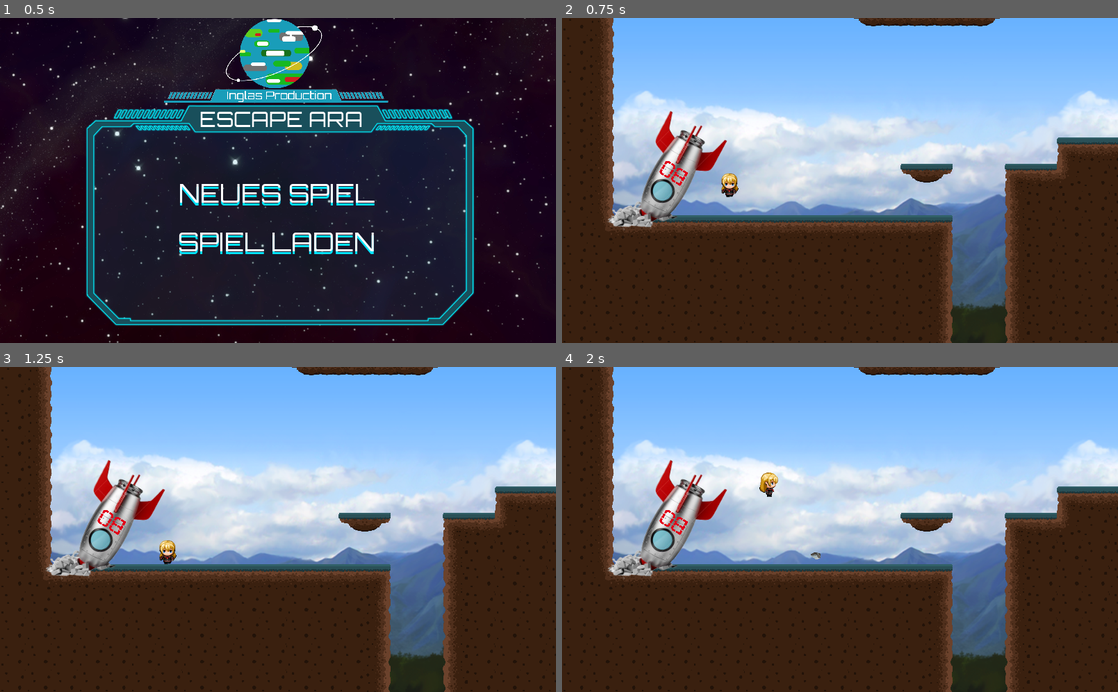
Above: before the commit, frames 1-4 (two rows, left to right).
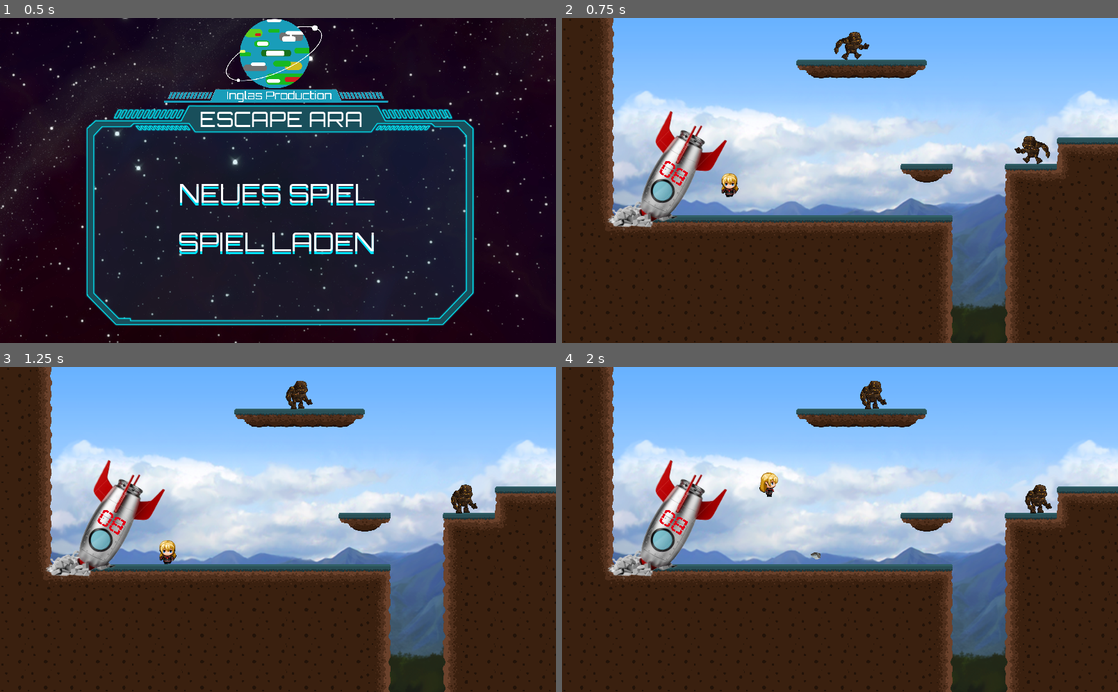
Above: after the commit, the same moments.

Repository: Niclasp1501/Godot_Inglas
Game: Godot game, scene res://Scenes/Menu/Menu.tscn
Two runs of this game, one before a commit and one after it. Both use one fixed random seed, a clock stepped at 60 frames per second and the inputs below.
Inputs:
- Up to frame 1 (0.5 s): no input
- Up to frame 2 (0.75 s): click "NEUES SPIEL" at 0.5 s
- Up to frame 3 (1.25 s): no input
- Up to frame 4 (2 s): hold Right (ui_right) from 1.28 s (still down); tap Space (Use) at 1.35 s; tap Up (ui_up) at 1.52 s

Frame 1 is identical in both runs. In frame 2, 2.3% of the frame differs, in the area x 42-88%, y 0-46%; in frame 3, 2.3%; in frame 4, 2.3%.

Commit message:
Monster fertig + kills moeglich
Monster fertig + kills moeglich

Diff:
--- a/Gamedata/Assets/Enemies/Monster/Monster.gd
+++ /dev/null
@@ -1,14 +0,0 @@
-extends Node2D
-
-const GRAVTIY = 10
-const SPEED = 30
-const FLOOR = Vector2(0,-1)
-
-var velocity = Vector2()
-
-func _ready():
-	pass
-
-func _physics_process(delta):
-	velocity.x = SPEED
-	$AnimationPlayer.play("run")
--- a/Gamedata/Assets/Enemies/Monster/Monster.tscn
+++ /dev/null
@@ -1,346 +0,0 @@
-[gd_scene load_steps=11 format=2]
-
-[ext_resource path="res://Assets/Enemies/Monster/MOnster_ArmLeft.png" type="Texture" id=1]
-[ext_resource path="res://Assets/Enemies/Monster/Monster_LegLeft.png" type="Texture" id=2]
-[ext_resource path="res://Assets/Enemies/Monster/Monster_LegRight.png" type="Texture" id=3]
-[ext_resource path="res://Assets/Enemies/Monster/Monster_Head.png" type="Texture" id=4]
-[ext_resource path="res://Assets/Enemies/Monster/Monster_Body.png" type="Texture" id=5]
-[ext_resource path="res://Assets/Enemies/Monster/Monster_ArmRight.png" type="Texture" id=6]
-[ext_resource path="res://Assets/Enemies/Monster/Monster.gd" type="Script" id=7]
-
-[sub_resource type="Animation" id=1]
-resource_name = "Idle"
-tracks/0/type = "value"
-tracks/0/path = NodePath("Torso/ArmRight:position")
-tracks/0/interp = 1
-tracks/0/loop_wrap = true
-tracks/0/imported = false
-tracks/0/enabled = true
-tracks/0/keys = {
-"times": PoolRealArray( 0.1 ),
-"transitions": PoolRealArray( 1 ),
-"update": 0,
-"values": [ Vector2( 206, 156 ) ]
-}
-tracks/1/type = "value"
-tracks/1/path = NodePath("Torso/ArmRight:rotation_degrees")
-tracks/1/interp = 1
-tracks/1/loop_wrap = true
-tracks/1/imported = false
-tracks/1/enabled = true
-tracks/1/keys = {
-"times": PoolRealArray( 0.1 ),
-"transitions": PoolRealArray( 1 ),
-"update": 0,
-"values": [ 0.0 ]
-}
-tracks/2/type = "value"
-tracks/2/path = NodePath("Torso/Head:position")
-tracks/2/interp = 1
-tracks/2/loop_wrap = true
-tracks/2/imported = false
-tracks/2/enabled = true
-tracks/2/keys = {
-"times": PoolRealArray( 0.1 ),
-"transitions": PoolRealArray( 1 ),
-"update": 0,
-"values": [ Vector2( 0, 0 ) ]
-}
-tracks/3/type = "value"
-tracks/3/path = NodePath("Torso/Head:rotation_degrees")
-tracks/3/interp = 1
-tracks/3/loop_wrap = true
-tracks/3/imported = false
-tracks/3/enabled = true
-tracks/3/keys = {
-"times": PoolRealArray( 0.1 ),
-"transitions": PoolRealArray( 1 ),
-"update": 0,
-"values": [ 0.0 ]
-}
-tracks/4/type = "value"
-tracks/4/path = NodePath("Torso/LegLeft:position")
-tracks/4/interp = 1
-tracks/4/loop_wrap = true
-tracks/4/imported = false
-tracks/4/enabled = true
-tracks/4/keys = {
-"times": PoolRealArray( 0.1 ),
-"transitions": PoolRealArray( 1 ),
-"update": 0,
-"values": [ Vector2( 6, -12 ) ]
-}
-tracks/5/type = "value"
-tracks/5/path = NodePath("Torso/LegLeft:rotation_degrees")
-tracks/5/interp = 1
-tracks/5/loop_wrap = true
-tracks/5/imported = false
-tracks/5/enabled = true
-tracks/5/keys = {
-"times": PoolRealArray( 0.1 ),
-"transitions": PoolRealArray( 1 ),
-"update": 0,
-"values": [ 0.0 ]
-}
-tracks/6/type = "value"
-tracks/6/path = NodePath("Torso:position")
-tracks/6/interp = 1
-tracks/6/loop_wrap = true
-tracks/6/imported = false
-tracks/6/enabled = true
-tracks/6/keys = {
-"times": PoolRealArray( 0.1 ),
-"transitions": PoolRealArray( 1 ),
-"update": 0,
-"values": [ Vector2( 0, 0 ) ]
-}
-tracks/7/type = "value"
-tracks/7/path = NodePath("Torso:rotation_degrees")
-tracks/7/interp = 1
-tracks/7/loop_wrap = true
-tracks/7/imported = false
-tracks/7/enabled = true
-tracks/7/keys = {
-"times": PoolRealArray( 0.1 ),
-"transitions": PoolRealArray( 1 ),
-"update": 0,
-"values": [ 0.0 ]
-}
-tracks/8/type = "value"
-tracks/8/path = NodePath("Torso/LegRight:position")
-tracks/8/interp = 1
-tracks/8/loop_wrap = true
-tracks/8/imported = false
-tracks/8/enabled = true
-tracks/8/keys = {
-"times": PoolRealArray( 0.1 ),
-"transitions": PoolRealArray( 1 ),
-"update": 0,
-"values": [ Vector2( 48, 222 ) ]
-}
-tracks/9/type = "value"
-tracks/9/path = NodePath("Torso/LegRight:rotation_degrees")
-tracks/9/interp = 1
-tracks/9/loop_wrap = true
-tracks/9/imported = false
-tracks/9/enabled = true
-tracks/9/keys = {
-"times": PoolRealArray( 0.1 ),
-"transitions": PoolRealArray( 1 ),
-"update": 0,
-"values": [ 0.0 ]
-}
-tracks/10/type = "value"
-tracks/10/path = NodePath("Torso/ArmLeft:position")
-tracks/10/interp = 1
-tracks/10/loop_wrap = true
-tracks/10/imported = false
-tracks/10/enabled = true
-tracks/10/keys = {
-"times": PoolRealArray( 0.1 ),
-"transitions": PoolRealArray( 1 ),
-"update": 0,
-"values": [ Vector2( -192, 70 ) ]
-}
-tracks/11/type = "value"
-tracks/11/path = NodePath("Torso/ArmLeft:rotation_degrees")
-tracks/11/interp = 1
-tracks/11/loop_wrap = true
-tracks/11/imported = false
-tracks/11/enabled = true
-tracks/11/keys = {
-"times": PoolRealArray( 0.1 ),
-"transitions": PoolRealArray( 1 ),
-"update": 0,
-"values": [ 0.0 ]
-}
-
-[sub_resource type="Animation" id=2]
-resource_name = "run"
-length = 0.8
-loop = true
-tracks/0/type = "value"
-tracks/0/path = NodePath("Torso/ArmRight:position")
-tracks/0/interp = 1
-tracks/0/loop_wrap = true
-tracks/0/imported = false
-tracks/0/enabled = true
-tracks/0/keys = {
-"times": PoolRealArray( 0, 0.1, 0.2, 0.4, 0.6 ),
-"transitions": PoolRealArray( 1, 1, 1, 1, 1 ),
-"update": 0,
-"values": [ Vector2( 206, 156 ), Vector2( 206, 156 ), Vector2( 206, 156 ), Vector2( 216, 141 ), Vector2( 191.445, 160.644 ) ]
-}
-tracks/1/type = "value"
-tracks/1/path = NodePath("Torso/ArmRight:rotation_degrees")
-tracks/1/interp = 1
-tracks/1/loop_wrap = true
-tracks/1/imported = false
-tracks/1/enabled = true
-tracks/1/keys = {
-"times": PoolRealArray( 0, 0.1, 0.2, 0.4, 0.6 ),
-"transitions": PoolRealArray( 1, 1, 1, 1, 1 ),
-"update": 0,
-"values": [ 0.0, 0.0, 0.0, -8.7, 10.0 ]
-}
-tracks/2/type = "value"
-tracks/2/path = NodePath("Torso/Head:position")
-tracks/2/interp = 1
-tracks/2/loop_wrap = true
-tracks/2/imported = false
-tracks/2/enabled = true
-tracks/2/keys = {
-"times": PoolRealArray( 0, 0.1, 0.2, 0.4, 0.6 ),
-"transitions": PoolRealArray( 1, 1, 1, 1, 1 ),
-"update": 0,
-"values": [ Vector2( 0, 0 ), Vector2( 0, 0 ), Vector2( 0, 0 ), Vector2( -12, -8 ), Vector2( 5.91089, -10.4554 ) ]
-}
-tracks/3/type = "value"
-tracks/3/path = NodePath("Torso/Head:rotation_degrees")
-tracks/3/interp = 1
-tracks/3/loop_wrap = true
-tracks/3/imported = false
-tracks/3/enabled = true
-tracks/3/keys = {
-"times": PoolRealArray( 0, 0.1, 0.2, 0.4, 0.6 ),
-"transitions": PoolRealArray( 1, 1, 1, 1, 1 ),
-"update": 0,
-"values": [ 0.0, 0.0, 0.0, 8.7, 0.0 ]
-}
-tracks/4/type = "value"
-tracks/4/path = NodePath("Torso/LegLeft:position")
-tracks/4/interp = 1
-tracks/4/loop_wrap = true
-tracks/4/imported = false
-tracks/4/enabled = true
-tracks/4/keys = {
-"times": PoolRealArray( 0, 0.1, 0.2, 0.4, 0.6 ),
-"transitions": PoolRealArray( 1, 1, 1, 1, 1 ),
-"update": 0,
-"values": [ Vector2( 6, -12 ), Vector2( 6, -12 ), Vector2( 6, -12 ), Vector2( 42, 20 ), Vector2( -53.7636, -34.0204 ) ]
-}
-tracks/5/type = "value"
-tracks/5/path = NodePath("Torso/LegLeft:rotation_degrees")
-tracks/5/interp = 1
-tracks/5/loop_wrap = true
-tracks/5/imported = false
-tracks/5/enabled = true
-tracks/5/keys = {
-"times": PoolRealArray( 0, 0.1, 0.2, 0.4, 0.6 ),
-"transitions": PoolRealArray( 1, 1, 1, 1, 1 ),
-"update": 0,
-"values": [ 0.0, 0.0, 0.0, 17.3, -20.0 ]
-}
-tracks/6/type = "value"
-tracks/6/path = NodePath("Torso:position")
-tracks/6/interp = 1
-tracks/6/loop_wrap = true
-tracks/6/imported = false
-tracks/6/enabled = true
-tracks/6/keys = {
-"times": PoolRealArray( 0, 0.1, 0.2, 0.4, 0.6 ),
-"transitions": PoolRealArray( 1, 1, 1, 1, 1 ),
-"update": 0,
-"values": [ Vector2( 0, 0 ), Vector2( 0, 0 ), Vector2( 0, 0 ), Vector2( 0, 0 ), Vector2( 0, 0 ) ]
-}
-tracks/7/type = "value"
-tracks/7/path = NodePath("Torso:rotation_degrees")
-tracks/7/interp = 1
-tracks/7/loop_wrap = true
-tracks/7/imported = false
-tracks/7/enabled = true
-tracks/7/keys = {
-"times": PoolRealArray( 0, 0.1, 0.2, 0.4, 0.6 ),
-"transitions": PoolRealArray( 1, 1, 1, 1, 1 ),
-"update": 0,
-"values": [ 0.0, 0.0, 0.0, 0.0, 0.0 ]
-}
-tracks/8/type = "value"
-tracks/8/path = NodePath("Torso/LegRight:position")
-tracks/8/interp = 1
-tracks/8/loop_wrap = true
-tracks/8/imported = false
-tracks/8/enabled = true
-tracks/8/keys = {
-"times": PoolRealArray( 0, 0.1, 0.2, 0.4, 0.6 ),
-"transitions": PoolRealArray( 1, 1, 1, 1, 1 ),
-"update": 0,
-"values": [ Vector2( 48, 222 ), Vector2( 48, 222 ), Vector2( 48, 222 ), Vector2( 96, 208 ), Vector2( 46.8906, 237.466 ) ]
-}
-tracks/9/type = "value"
-tracks/9/path = NodePath("Torso/LegRight:rotation_degrees")
-tracks/9/interp = 1
-tracks/9/loop_wrap = true
-tracks/9/imported = false
-tracks/9/enabled = true
-tracks/9/keys = {
-"times": PoolRealArray( 0, 0.1, 0.2, 0.4, 0.6 ),
-"transitions": PoolRealArray( 1, 1, 1, 1, 1 ),
-"update": 0,
-"values": [ 0.0, 0.0, 0.0, -30.0, 5.0 ]
-}
-tracks/10/type = "value"
-tracks/10/path = NodePath("Torso/ArmLeft:position")
-tracks/10/interp = 1
-tracks/10/loop_wrap = true
-tracks/10/imported = false
-tracks/10/enabled = true
-tracks/10/keys = {
-"times": PoolRealArray( 0, 0.1, 0.2, 0.4, 0.6 ),
-"transitions": PoolRealArray( 1, 1, 1, 1, 1 ),
-"update": 0,
-"values": [ Vector2( -192, 70 ), Vector2( -192, 70 ), Vector2( -192, 70 ), Vector2( -126, 76 ), Vector2( -234.041, 56.3562 ) ]
-}
-tracks/11/type = "value"
-tracks/11/path = NodePath("Torso/ArmLeft:rotation_degrees")
-tracks/11/interp = 1
-tracks/11/loop_wrap = true
-tracks/11/imported = false
-tracks/11/enabled = true
-tracks/11/keys = {
-"times": PoolRealArray( 0, 0.1, 0.2, 0.4, 0.6 ),
-"transitions": PoolRealArray( 1, 1, 1, 1, 1 ),
-"update": 0,
-"values": [ 0.0, 0.0, 0.0, -26.0, 20.0 ]
-}
-
-[sub_resource type="RectangleShape2D" id=3]
-extents = Vector2( 287.453, 286.424 )
-
-[node name="Monster" type="Node2D"]
-position = Vector2( 391, 311 )
-scale = Vector2( 0.08, 0.08 )
-script = ExtResource( 7 )
-__meta__ = {
-"_edit_horizontal_guides_": [  ]
-}
-
-[node name="Torso" type="Sprite" parent="."]
-texture = ExtResource( 5 )
-
-[node name="LegLeft" type="Sprite" parent="Torso"]
-position = Vector2( 6, -12 )
-texture = ExtResource( 2 )
-
-[node name="LegRight" type="Sprite" parent="Torso"]
-position = Vector2( 48, 222 )
-texture = ExtResource( 3 )
-
-[node name="ArmLeft" type="Sprite" parent="Torso"]
-position = Vector2( -192, 70 )
-texture = ExtResource( 1 )
-
-[node name="ArmRight" type="Sprite" parent="Torso"]
-position = Vector2( 206, 156 )
-texture = ExtResource( 6 )
-
-[node name="Head" type="Sprite" parent="Torso"]
-texture = ExtResource( 4 )
-
-[node name="AnimationPlayer" type="AnimationPlayer" parent="."]
-anims/Idle = SubResource( 1 )
-anims/run = SubResource( 2 )
-
-[node name="CollisionShape2D" type="CollisionShape2D" parent="."]
-position = Vector2( 14.8955, 44.6858 )
-shape = SubResource( 3 )
--- /dev/null
+++ b/Gamedata/Assets/Enemies/Monster_AnimatedSprite/Monster.gd
@@ -0,0 +1,39 @@
+extends KinematicBody2D
+
+const GRAVITY = 10
+const SPEED = 30
+const FLOOR = Vector2(0,-1)
+var velocity = Vector2()
+var direction = 1
+var is_dead = false
+
+func _ready():
+	pass
+
+func dead():
+	is_dead = true
+	velocity = Vector2(0,0)
+	$AnimatedSprite.play("dead")
+
+func _physics_process(delta):
+	if is_dead == false:
+		velocity.x = SPEED * direction
+
+		if direction == 1:
+			$AnimatedSprite.flip_h = false
+		else:
+			$AnimatedSprite.flip_h = true
+
+		$AnimatedSprite.play("walk")
+
+		velocity.y += GRAVITY
+		velocity = move_and_slide(velocity, FLOOR)
+
+
+		if is_on_wall():
+			direction = direction * -1
+			$RayCast2D.position.x *= -1
+
+		if $RayCast2D.is_colliding() == false:
+			direction = direction *-1
+			$RayCast2D.position.x *= -1
--- /dev/null
+++ b/Gamedata/Assets/Enemies/Monster_AnimatedSprite/Monster.tscn
@@ -0,0 +1,47 @@
+[gd_scene load_steps=8 format=2]
+
+[ext_resource path="res://Assets/Enemies/Monster_AnimatedSprite/Monster.png" type="Texture" id=1]
+[ext_resource path="res://Assets/Enemies/Monster_AnimatedSprite/monster02.png" type="Texture" id=2]
+[ext_resource path="res://Assets/Enemies/Monster_AnimatedSprite/monster06.png" type="Texture" id=3]
+[ext_resource path="res://Assets/Enemies/Monster_AnimatedSprite/Monster.gd" type="Script" id=4]
+[ext_resource path="res://Assets/Enemies/Monster_AnimatedSprite/MonsterDead.png" type="Texture" id=5]
+
+[sub_resource type="SpriteFrames" id=1]
+animations = [ {
+"frames": [ ExtResource( 5 ) ],
+"loop": true,
+"name": "dead",
+"speed": 5.0
+}, {
+"frames": [ ExtResource( 1 ), ExtResource( 1 ), ExtResource( 2 ), ExtResource( 3 ) ],
+"loop": true,
+"name": "walk",
+"speed": 5.0
+} ]
+
+[sub_resource type="RectangleShape2D" id=2]
+extents = Vector2( 135.15, 168.994 )
+
+[node name="Monster" type="KinematicBody2D"]
+scale = Vector2( 0.15, 0.15 )
+script = ExtResource( 4 )
+__meta__ = {
+"_edit_group_": true
+}
+
+[node name="AnimatedSprite" type="AnimatedSprite" parent="."]
+position = Vector2( 48.2969, 98.3276 )
+scale = Vector2( 1.6517, 1.78427 )
+frames = SubResource( 1 )
+animation = "walk"
+frame = 2
+playing = true
+
+[node name="CollisionShape2D" type="CollisionShape2D" parent="."]
+position = Vector2( 60.4374, 95.5979 )
+shape = SubResource( 2 )
+
+[node name="RayCast2D" type="RayCast2D" parent="."]
+position = Vector2( 198.198, 254.992 )
+enabled = true
+cast_to = Vector2( 0, 20 )
--- a/Gamedata/Assets/Weapon/Stone/Stone.gd
+++ b/Gamedata/Assets/Weapon/Stone/Stone.gd
@@ -25,4 +25,6 @@
 
 
 func _on_Stone_body_entered(body):
+	if "Monster" in body.name:
+		body.dead()
 	queue_free()
--- a/Gamedata/Scenes/Game.tscn
+++ b/Gamedata/Scenes/Game.tscn
@@ -6,7 +6,7 @@
 [ext_resource path="res://Assets/Music/Level1.ogg" type="AudioStream" id=4]
 [ext_resource path="res://Assets/Background/BO.png" type="Texture" id=5]
 [ext_resource path="res://Scenes/Player/Ingmar.tscn" type="PackedScene" id=6]
-[ext_resource path="res://Assets/Enemies/Monster2/Monster2.tscn" type="PackedScene" id=7]
+[ext_resource path="res://Assets/Enemies/Monster_AnimatedSprite/Monster.tscn" type="PackedScene" id=7]
 
 [sub_resource type="ConvexPolygonShape2D" id=1]
 points = PoolVector2Array( 0, 0, 48, 0, 48, 48, 0, 48 )
@@ -412,7 +412,7 @@
 cell_y_sort = true
 collision_use_kinematic = true
 format = 1
-tile_data = PoolIntArray( 0, 4, 0, 1, 5, 0, 61, 3, 0, 65536, …(153 unchanged characters)… , 3, 0, 262144, 4, 0, 262145, 5, 0, 262155, 9, 0, 262156, 10, 0, 262157, 10, 0, 262158, 10, 0, 262159, 10, 0, 262160, 11, 0, 262178, 9, 0, 262179, 10, 0, 262180, 10, 0, 262181, 11, 0, 262188, 9, 0, 262189, 10, 0, 262190, 10, 0, 262191, 10, 0, 262192, 10, 0, 262193, 10, 0, 262194, 10, 0, 262195, 11, 0, 262205, 3, 0, 327680, 4, 0, 327681, 5, 0, 327741, 3, 0, 393216, 4, 0, 393217, 5, 0, 393240, 12, 0, 393241, 13, 0, 39324 …(5910 unchanged characters)…
+tile_data = PoolIntArray( 0, 4, 0, 1, 5, 0, 61, 3, 0, 65536, …(153 unchanged characters)… , 3, 0, 262144, 4, 0, 262145, 5, 0, 262178, 9, 0, 262179, 10, 0, 262180, 10, 0, 262181, 11, 0, 262188, 9, 0, 262189, 10, 0, 262190, 10, 0, 262191, 10, 0, 262192, 10, 0, 262193, 10, 0, 262194, 10, 0, 262195, 11, 0, 262205, 3, 0, 327680, 4, 0, 327681, 5, 0, 327741, 3, 0, 393216, 4, 0, 393217, 5, 0, 393225, 9, 0, 393226, 10, 0, 393227, 10, 0, 393228, 10, 0, 393229, 11, 0, 393240, 12, 0, 393241, 13, 0, 39324 …(5910 unchanged characters)…
 
 [node name="ParallaxBackground" type="ParallaxBackground" parent="."]
 scroll_base_scale = Vector2( 0.1, 0.1 )
@@ -465,8 +465,8 @@
 editor_draw_limits = true
 editor_draw_drag_margin = true
 
-[node name="Monster2" parent="Ingmar" instance=ExtResource( 7 )]
-position = Vector2( 1966.91, -459.734 )
-
-[node name="Monster3" parent="Ingmar" instance=ExtResource( 7 )]
-position = Vector2( 2301.56, -91.4118 )
+[node name="Monster" parent="." instance=ExtResource( 7 )]
+position = Vector2( 524.319, 242.927 )
+
+[node name="Monster2" parent="." instance=ExtResource( 7 )]
+position = Vector2( 862.32, 436.927 )
Not shown, changed: Gamedata/Assets/Background/Spaceship_fly.png.import
Not shown, removed: Gamedata/Assets/Enemies/Monster2/MOnster_ArmLeft.png.import
Not shown, removed: Gamedata/Assets/Enemies/Monster2/desktop.ini
Binary file added: Gamedata/Assets/Enemies/Monster_AnimatedSprite/Monster.png
Not shown, changed: Gamedata/Assets/Enemies/Monster_AnimatedSprite/Monster.png.import
Binary file added: Gamedata/Assets/Enemies/Monster_AnimatedSprite/MonsterDead.png
Not shown, changed: Gamedata/Assets/Enemies/Monster_AnimatedSprite/MonsterDead.png.import
Binary file added: Gamedata/Assets/Enemies/Monster_AnimatedSprite/monster02.png
Not shown, changed: Gamedata/Assets/Enemies/Monster_AnimatedSprite/monster02.png.import
Binary file added: Gamedata/Assets/Enemies/Monster_AnimatedSprite/monster06.png
Not shown, changed: Gamedata/Assets/Enemies/Monster_AnimatedSprite/monster06.png.import
Renamed: Gamedata/Assets/Enemies/Monster2/MOnster_ArmLeft.png -> Gamedata/Assets/Enemies/Monster_CutoutAnimation/MOnster_ArmLeft.png
(and 14 more such lines)
